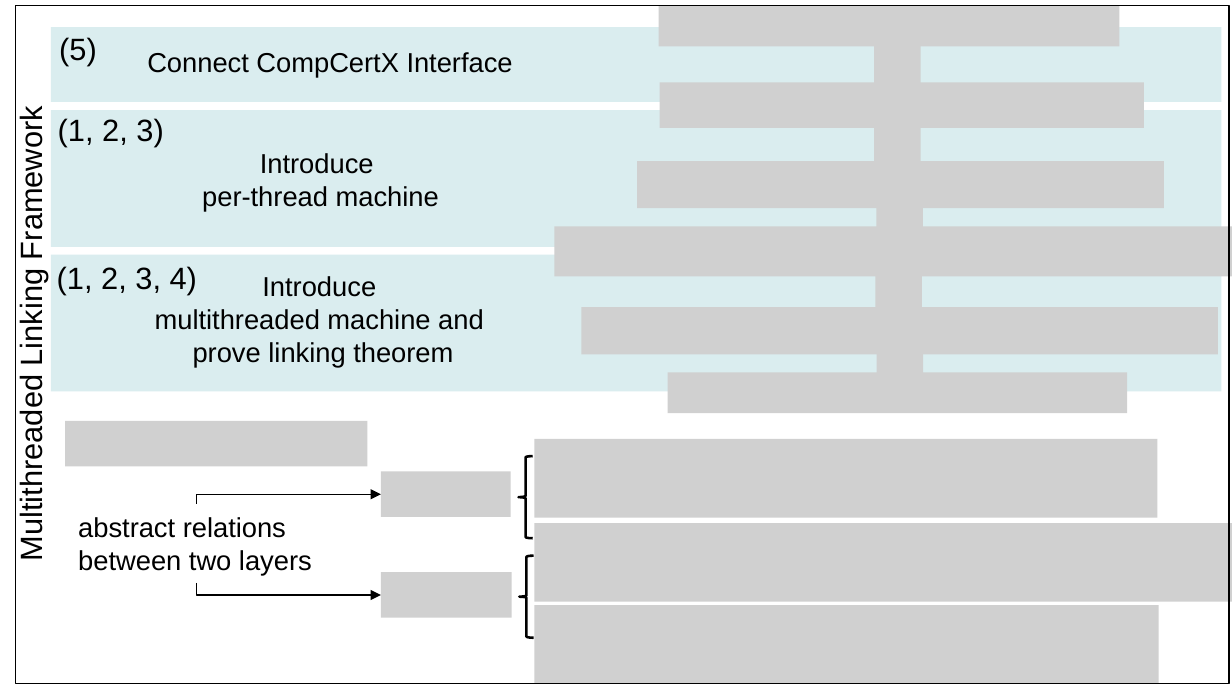
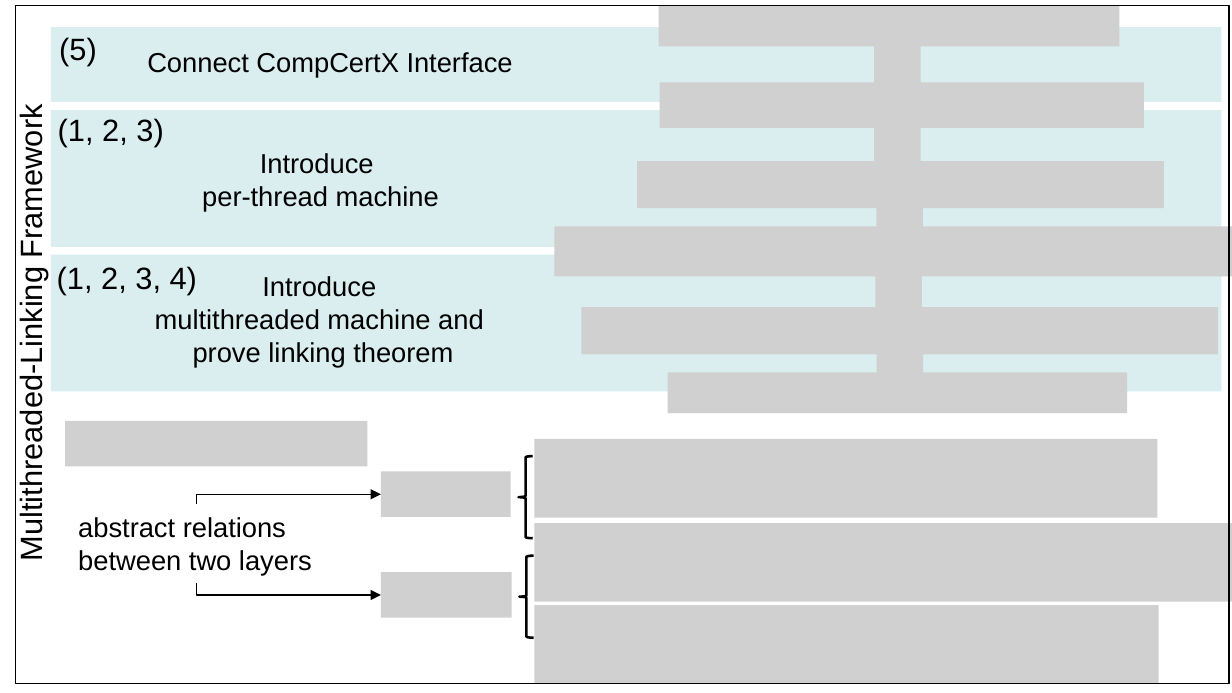
Before and after one commit to jieungkim/phd_thesis, a slide deck: slide 2 of figs/conlink/concurrent_linking.pptx. Drawn at 1232x693 pixels with LibreOffice and Linux fonts; fonts in the diff are those of the drawing; grey boxes stand for pictures. Boxes give left, top, right and bottom in pixels: in the first picture for what was removed or moved away, otherwise in the second. Text is boxed around its words. In the diff, an @@ line names an element or a change of style, - is before the commit and + after.

```diff
--- a/figs/conlink/concurrent_linking.pptx
+++ b/figs/conlink/concurrent_linking.pptx
@@ text at [14, 119, 48, 552]: text changed @@
-Multithreaded Linking Framework
+Multithreaded-Linking Framework
```
Also in this commit, not shown: 1 other slide changed, 10 other files.
